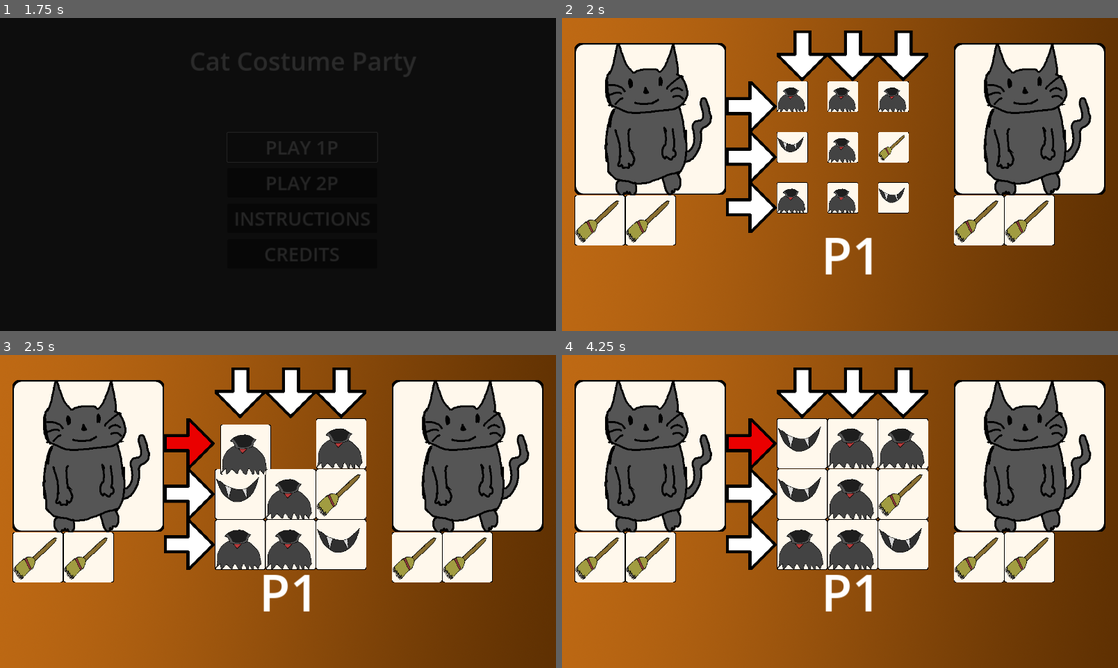
Above: before the commit, frames 1-4 (two rows, left to right).
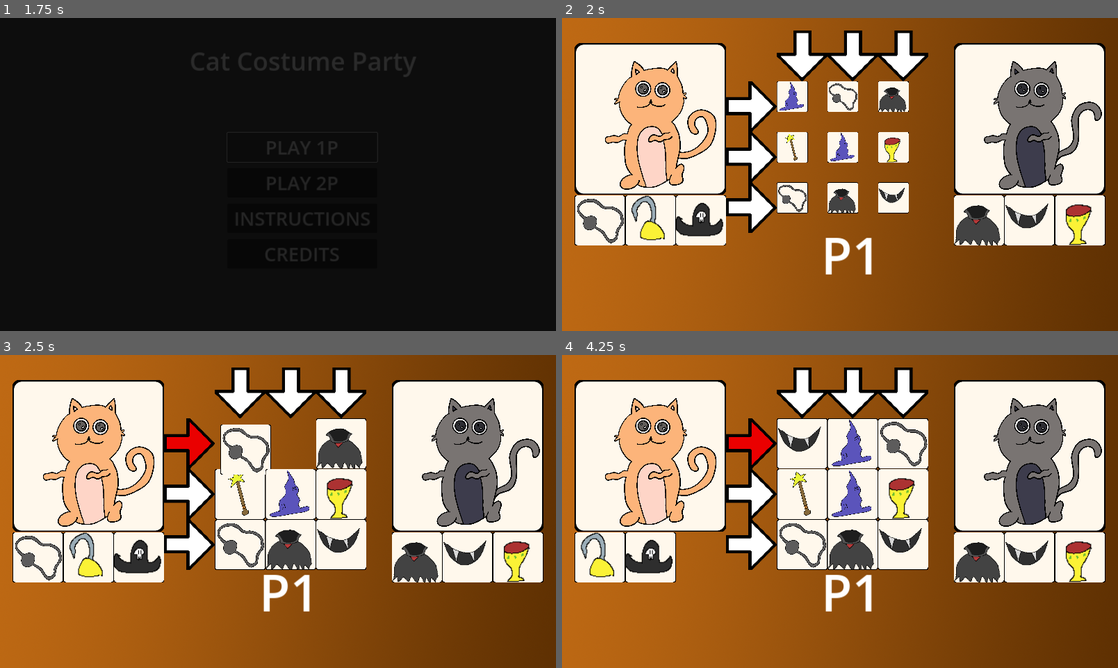
Above: after the commit, the same moments.

Repository: Zami77/CatCostumeParty
Game: Godot game, scene res://managers/GameManager.tscn
Two runs of this game, one before a commit and one after it. Both use one fixed random seed, a clock stepped at 60 frames per second and the inputs below.
Inputs (mouse positions are in pixels of both pictures, inside the frame that each line leads up to):
- Up to frame 1 (1.75 s): move the mouse to (400, 158) at 0.52 s; press the mouse at (400, 158) at 0.53 s; release the mouse at (400, 158) at 1.25 s; click "PLAY 1P" at 1.25 s
- Up to frame 2 (2 s): no input
- Up to frame 3 (2.5 s): click (189, 442) at 2 s
- Up to frame 4 (4.25 s): click (751, 492) at 2.75 s; click (751, 545) at 3.5 s

Frame 1 is identical in both runs. In frame 2, 19% of the frame differs, in the area x 2-98%, y 8-73%; in frame 3, 21%; in frame 4, 20%.

Commit message:
import wizard and dracula cat plus prototype

Diff:
--- a/CatCostumeParty/common/CostumePieceTextures.gd
+++ b/CatCostumeParty/common/CostumePieceTextures.gd
@@ -1,6 +1,14 @@
 class_name CostumePieceTextures
 extends Node
 
-static var broom: Texture = load("res://costume_pieces/Broom_Prototype.png")
-static var fangs: Texture = load("res://costume_pieces/fangs_prototype.png")
-static var cloak: Texture = load("res://costume_pieces/cloak_prototype.png")
+static var broom: Texture = preload("res://costume_pieces/costume_piece_art/wizard_broom1.png")
+static var wand: Texture = preload("res://costume_pieces/costume_piece_art/wizard_ wand1.png")
+static var wizard_hat: Texture = preload("res://costume_pieces/costume_piece_art/wizard_hat.png")
+
+static var eye_patch: Texture = preload("res://costume_pieces/costume_piece_art/pirate_eyepatch1.png")
+static var hook: Texture = preload("res://costume_pieces/prototype_costume_pieces/hook_prototype.png")
+static var pirate_hat: Texture = preload("res://costume_pieces/prototype_costume_pieces/pirate_hat_prototype.png")
+
+static var fangs: Texture = preload("res://costume_pieces/prototype_costume_pieces/fangs_prototype.png")
+static var cloak: Texture = preload("res://costume_pieces/prototype_costume_pieces/cloak_prototype.png")
+static var goblet: Texture = preload("res://costume_pieces/prototype_costume_pieces/goblet_prototype.png")
--- a/CatCostumeParty/common/ScenePaths.gd
+++ b/CatCostumeParty/common/ScenePaths.gd
@@ -8,10 +8,12 @@
 static var costume_cat = "res://costume_cats/CostumeCat.tscn"
 static var dracula_costume_cat = "res://costume_cats/dracula_cat/DraculaCostumeCat.tscn"
 static var pirate_costume_cat = "res://costume_cats/pirate_cat/PirateCostumeCat.tscn"
+static var wizard_costume_cat = "res://costume_cats/wizard_cat/WizardCostumeCat.tscn"
 
 static var costume_piece_packed_scene = preload("res://costume_pieces/CostumePiece.tscn")
 static var costume_cat_packed_scene = preload("res://costume_cats/CostumeCat.tscn")
 static var dracula_costume_cat_packed_scene = preload("res://costume_cats/dracula_cat/DraculaCostumeCat.tscn")
 static var pirate_costume_cat_packed_scene = preload("res://costume_cats/pirate_cat/PirateCostumeCat.tscn")
+static var wizard_costume_cat_packed_scene = preload("res://costume_cats/wizard_cat/WizardCostumeCat.tscn")
 
-static var all_costume_cats_packed_scenes = [dracula_costume_cat_packed_scene, pirate_costume_cat_packed_scene]
+static var all_costume_cats_packed_scenes = [dracula_costume_cat_packed_scene, pirate_costume_cat_packed_scene, wizard_costume_cat_packed_scene]
--- a/CatCostumeParty/costume_cats/CostumeCat.tscn
+++ b/CatCostumeParty/costume_cats/CostumeCat.tscn
@@ -22,6 +22,7 @@
 [node name="TextureRect" type="TextureRect" parent="."]
 offset_right = 384.0
 offset_bottom = 384.0
+expand_mode = 1
 
 [node name="CostumePieceArea" type="Node2D" parent="."]
 position = Vector2(0, 384)
--- a/CatCostumeParty/costume_cats/dracula_cat/DraculaCostumeCat.tscn
+++ b/CatCostumeParty/costume_cats/dracula_cat/DraculaCostumeCat.tscn
@@ -1,8 +1,8 @@
 [gd_scene load_steps=6 format=3 uid="uid://dqetwgxg8uwc8"]
 
 [ext_resource type="Script" path="res://costume_cats/dracula_cat/DraculaCostumeCat.gd" id="1_lnkj4"]
-[ext_resource type="Texture2D" uid="uid://cuvgqkoibrmm4" path="res://costume_cats/dracula_cat/initial_dracula_cat_costume.png" id="2_oa4yv"]
-[ext_resource type="Texture2D" uid="uid://b4fuytnshvf4r" path="res://costume_cats/dracula_cat/dracula_cat_costume.png" id="3_ktpjk"]
+[ext_resource type="Texture2D" uid="uid://cwuiko2xbjgpr" path="res://costume_cats/dracula_cat/initial_dracula_cat.png" id="2_utoqc"]
+[ext_resource type="Texture2D" uid="uid://ij2wkdyganwh" path="res://costume_cats/dracula_cat/dracula_cat1.png" id="3_fh1ir"]
 [ext_resource type="Texture2D" uid="uid://b74hwxhrfeu67" path="res://common/RoundedCard.png" id="4_2r8lw"]
 
 [sub_resource type="RectangleShape2D" id="RectangleShape2D_ggx8m"]
@@ -10,9 +10,9 @@
 
 [node name="DraculaCostumeCat" type="Area2D"]
 script = ExtResource("1_lnkj4")
-initial_cat_texture = ExtResource("2_oa4yv")
-costumed_cat_texture = ExtResource("3_ktpjk")
-costume_pieces_required = Array[int]([0, 1])
+initial_cat_texture = ExtResource("2_utoqc")
+costumed_cat_texture = ExtResource("3_fh1ir")
+costume_pieces_required = Array[int]([0, 1, 8])
 
 [node name="CollisionShape2D" type="CollisionShape2D" parent="."]
 position = Vector2(192, 192)
--- a/CatCostumeParty/costume_cats/pirate_cat/PirateCat.tscn
+++ b/CatCostumeParty/costume_cats/pirate_cat/PirateCat.tscn
@@ -9,5 +9,5 @@
 costumed_cat_texture = ExtResource("3_f615v")
 costume_pieces_required = Array[int]([2, 2])
 
-[node name="TextureRect" parent="." index="1"]
+[node name="TextureRect" parent="." index="2"]
 expand_mode = 1
--- a/CatCostumeParty/costume_cats/pirate_cat/PirateCostumeCat.tscn
+++ b/CatCostumeParty/costume_cats/pirate_cat/PirateCostumeCat.tscn
@@ -1,7 +1,7 @@
 [gd_scene load_steps=6 format=3 uid="uid://cqh0uun5pdvql"]
 
 [ext_resource type="Script" path="res://costume_cats/pirate_cat/PirateCostumeCat.gd" id="1_b3pfk"]
-[ext_resource type="Texture2D" uid="uid://cuvgqkoibrmm4" path="res://costume_cats/dracula_cat/initial_dracula_cat_costume.png" id="2_483sh"]
+[ext_resource type="Texture2D" uid="uid://3x1vaifvqt6c" path="res://costume_cats/pirate_cat/initial_pirate_cat.png" id="2_6iups"]
 [ext_resource type="Texture2D" uid="uid://bjf78f635krr2" path="res://costume_cats/pirate_cat/pirate_cat1.png" id="3_tvywf"]
 [ext_resource type="Texture2D" uid="uid://b74hwxhrfeu67" path="res://common/RoundedCard.png" id="4_j4tap"]
 
@@ -10,9 +10,9 @@
 
 [node name="PirateCostumeCat" type="Area2D"]
 script = ExtResource("1_b3pfk")
-initial_cat_texture = ExtResource("2_483sh")
+initial_cat_texture = ExtResource("2_6iups")
 costumed_cat_texture = ExtResource("3_tvywf")
-costume_pieces_required = Array[int]([2, 2])
+costume_pieces_required = Array[int]([3, 4, 5])
 
 [node name="CollisionShape2D" type="CollisionShape2D" parent="."]
 position = Vector2(192, 192)
--- /dev/null
+++ b/CatCostumeParty/costume_cats/wizard_cat/WizardCostumeCat.gd
@@ -0,0 +1,2 @@
+class_name WizardCostumeCat
+extends CostumeCat
--- /dev/null
+++ b/CatCostumeParty/costume_cats/wizard_cat/WizardCostumeCat.tscn
@@ -0,0 +1,33 @@
+[gd_scene load_steps=6 format=3 uid="uid://eki8g5kpg1x1"]
+
+[ext_resource type="Script" path="res://costume_cats/wizard_cat/WizardCostumeCat.gd" id="1_t54pv"]
+[ext_resource type="Texture2D" uid="uid://vlym375u0433" path="res://costume_cats/wizard_cat/initial_wizard_cat.png" id="2_74ejf"]
+[ext_resource type="Texture2D" uid="uid://b74hwxhrfeu67" path="res://common/RoundedCard.png" id="2_vws6k"]
+[ext_resource type="Texture2D" uid="uid://ck05ww8ct6h3p" path="res://costume_cats/wizard_cat/wizard_cat1.png" id="3_50phe"]
+
+[sub_resource type="RectangleShape2D" id="RectangleShape2D_ggx8m"]
+size = Vector2(384, 384)
+
+[node name="WizardCostumeCat" type="Area2D"]
+script = ExtResource("1_t54pv")
+initial_cat_texture = ExtResource("2_74ejf")
+costumed_cat_texture = ExtResource("3_50phe")
+costume_pieces_required = Array[int]([6, 2, 7])
+
+[node name="CollisionShape2D" type="CollisionShape2D" parent="."]
+position = Vector2(192, 192)
+shape = SubResource("RectangleShape2D_ggx8m")
+
+[node name="CardBackground" type="TextureRect" parent="."]
+offset_right = 384.0
+offset_bottom = 384.0
+texture = ExtResource("2_vws6k")
+expand_mode = 1
+
+[node name="TextureRect" type="TextureRect" parent="."]
+offset_right = 384.0
+offset_bottom = 384.0
+expand_mode = 1
+
+[node name="CostumePieceArea" type="Node2D" parent="."]
+position = Vector2(0, 384)
--- a/CatCostumeParty/costume_pieces/CostumePiece.gd
+++ b/CatCostumeParty/costume_pieces/CostumePiece.gd
@@ -1,7 +1,7 @@
 class_name CostumePiece
 extends Area2D
 
-enum CostumeComponent { CLOAK, FANGS, BROOM }
+enum CostumeComponent { CLOAK, FANGS, BROOM, EYE_PATCH, HOOK, PIRATE_HAT, WIZARD_HAT, WAND, GOBLET }
 
 signal piece_selected(selected_piece: CostumePiece)
 
@@ -26,6 +26,18 @@
 			texture_rect.texture = CostumePieceTextures.fangs
 		CostumeComponent.BROOM:
 			texture_rect.texture = CostumePieceTextures.broom
+		CostumeComponent.WIZARD_HAT:
+			texture_rect.texture = CostumePieceTextures.wizard_hat
+		CostumeComponent.WAND:
+			texture_rect.texture = CostumePieceTextures.wand
+		CostumeComponent.EYE_PATCH:
+			texture_rect.texture = CostumePieceTextures.eye_patch
+		CostumeComponent.HOOK:
+			texture_rect.texture = CostumePieceTextures.hook
+		CostumeComponent.PIRATE_HAT:
+			texture_rect.texture = CostumePieceTextures.pirate_hat
+		CostumeComponent.GOBLET:
+			texture_rect.texture = CostumePieceTextures.goblet
 
 func _on_input_event(_viewport: Node, event: InputEvent, _shape_idx: int) -> void:
 	if event.is_action_pressed("click"):
Binary file added: CatCostumeParty/costume_cats/dracula_cat/dracula_cat1.png
Not shown, added: CatCostumeParty/costume_cats/dracula_cat/dracula_cat1.png.import
Binary file added: CatCostumeParty/costume_cats/dracula_cat/initial_dracula_cat.png
Not shown, added: CatCostumeParty/costume_cats/dracula_cat/initial_dracula_cat.png.import
Not shown: 1 places in CatCostumeParty/costume_cats/pirate_cat/PirateCat.tscn that only renumber resources
Binary file added: CatCostumeParty/costume_cats/pirate_cat/initial_pirate_cat.png
Not shown, added: CatCostumeParty/costume_cats/pirate_cat/initial_pirate_cat.png.import
Binary file added: CatCostumeParty/costume_cats/wizard_cat/initial_wizard_cat.png
Not shown, changed: CatCostumeParty/costume_cats/wizard_cat/initial_wizard_cat.png.import
Binary file added: CatCostumeParty/costume_cats/wizard_cat/wizard_cat1.png
Not shown, added: CatCostumeParty/costume_cats/wizard_cat/wizard_cat1.png.import
Binary file added: CatCostumeParty/costume_pieces/costume_piece_art/pirate_eyepatch1.png
(and 19 more such lines)
